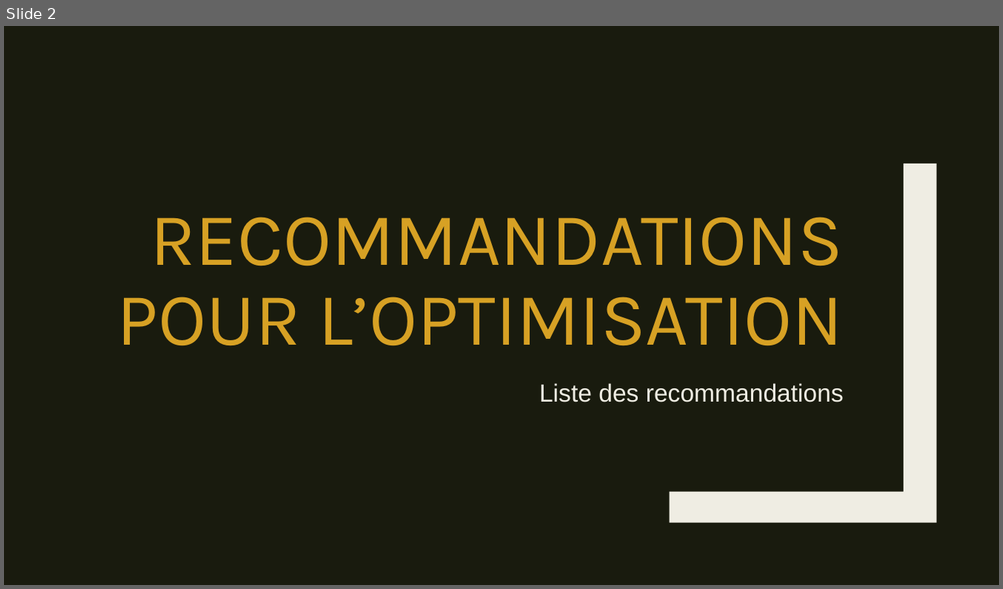
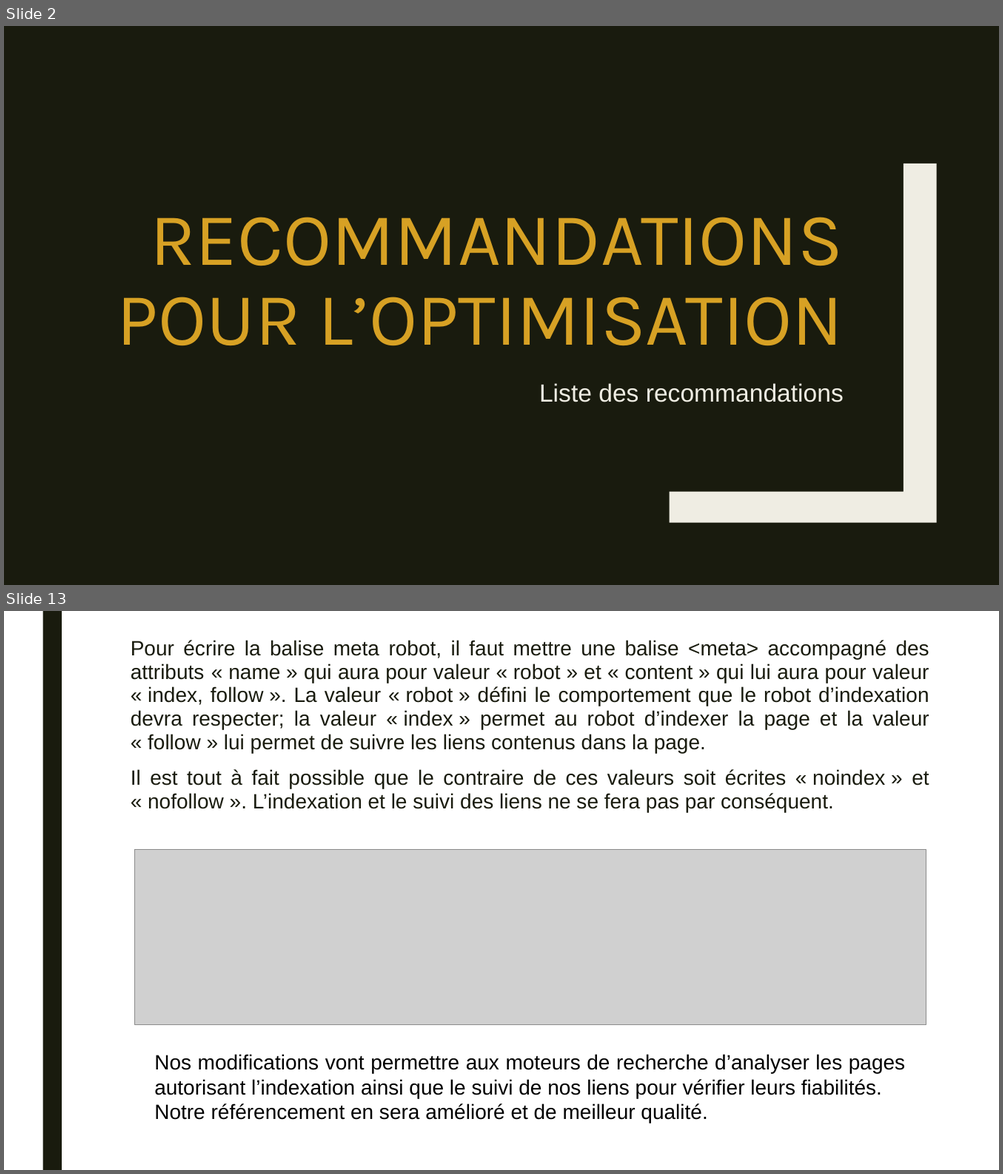
Before and after one commit to Amine-Be/Projet-4, a slide deck: P4_02_Recommandations.pptx. Shown one above the other, each under a label of ours: slide 2 before the commit, slides 2 and 13 after it; the slides between them are not shown. The pictures are 1003x589 and 1003x1174 pixels, drawn with LibreOffice and Linux fonts; fonts in the diff are those of the drawing; grey boxes stand for pictures. Boxes give left, top, right and bottom in pixels: in the first picture for what was removed or moved away, otherwise in the second. Text is boxed around its words. In the diff, an @@ line names an element or a change of style, - is before the commit and + after.

```diff
--- a/P4_02_Recommandations.pptx
+++ b/P4_02_Recommandations.pptx
@@ slide 13 added at <box>4,611,999,1170</box>, background #FFFFFF @@
@@ rectangle added at <box>42,611,62,1170</box>, fill #191B0E @@
@@ text added at <box>131,640,929,812</box>, 20 pt, text #191B0E @@
+Pour écrire la balise meta robot, il faut mettre une balise <meta> accompagné des attributs « name » qui aura pour valeur « robot » et « content » qui lui aura pour valeur « index, follow ». La valeur « robot » défini le comportement que le robot d’indexation devra respecter; la valeur « index » permet au robot d’indexer la page et la valeur « follow » lui permet de suivre les liens contenus dans la page.
+Il est tout à fait possible que le contraire de ces valeurs soit écrites « noindex » et « nofollow ». L’indexation et le suivi des liens ne se fera pas par conséquent.
@@ picture added at <box>134,850,926,1025</box> @@
@@ text added at <box>154,1054,905,1123</box>, 20 pt, text #000000 @@
+Nos modifications vont permettre aux moteurs de recherche d’analyser les pages autorisant l’indexation ainsi que le suivi de nos liens pour vérifier leurs fiabilités.
+Notre référencement en sera amélioré et de meilleur qualité.
```
Also in this commit, not shown: 1 slide changed, 27 other slides added.
